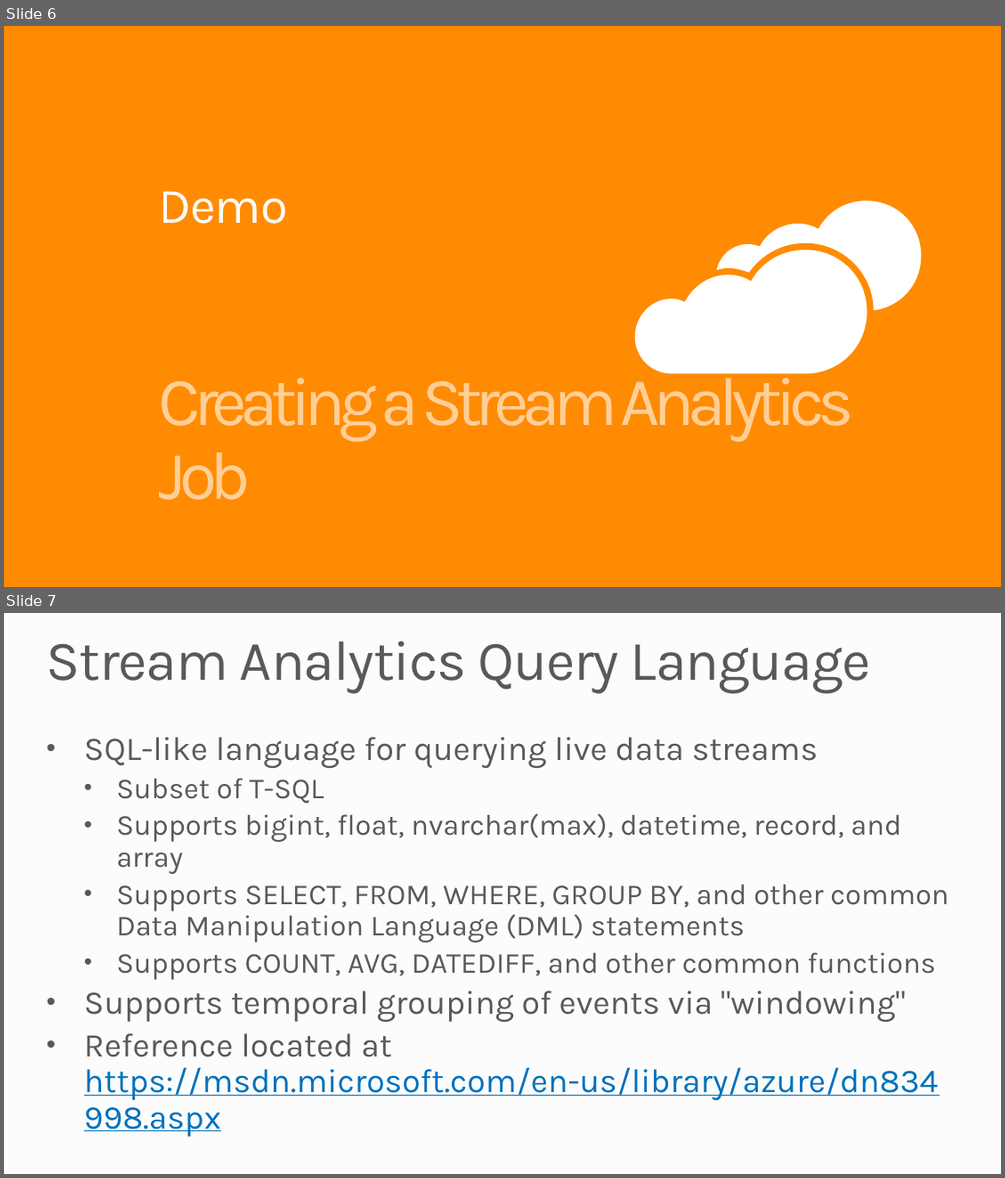
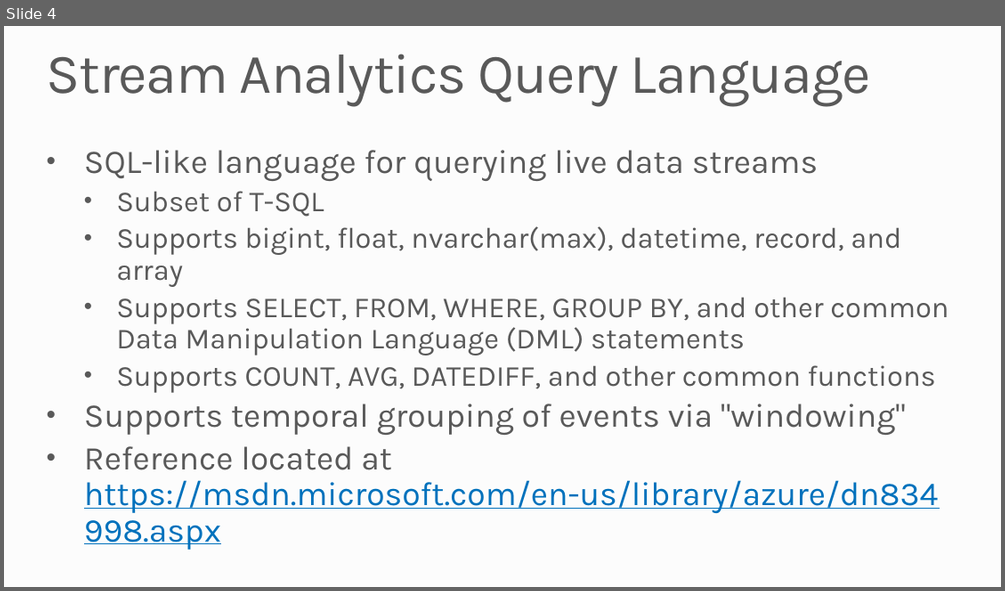
Before and after one commit to MSRConnections/Azure-training-course, a slide deck: Content/Stream Analytics/Azure Stream Analytics.pptx. Shown one above the other, each under a label of ours: slides 6 and 7 before the commit, slide 4 after it. The pictures are 1005x1178 and 1005x591 pixels, drawn with LibreOffice and Linux fonts; fonts in the diff are those of the drawing; background and template pictures are left out. Boxes give left, top, right and bottom in pixels: in the first picture for what was removed or moved away, otherwise in the second. Text is boxed around its words. In the diff, an @@ line names an element or a change of style, - is before the commit and + after.

```diff
--- a/Content/Stream Analytics/Azure Stream Analytics.pptx
+++ b/Content/Stream Analytics/Azure Stream Analytics.pptx
@@ slide 6 removed at <box>4,26,1001,587</box>, background #FF8A00 @@
@@ title removed at <box>159,191,288,224</box> @@
-Demo
@@ freeform shape removed at <box>717,201,922,311</box> @@
@@ freeform shape removed at <box>635,249,867,374</box> @@
@@ text removed at <box>159,363,854,499</box> @@
-Creating a Stream Analytics Job
@@ what was slide 7 is now slide 4 @@
```
Also in this commit, not shown: 3 slides changed, 4 other slides removed.
